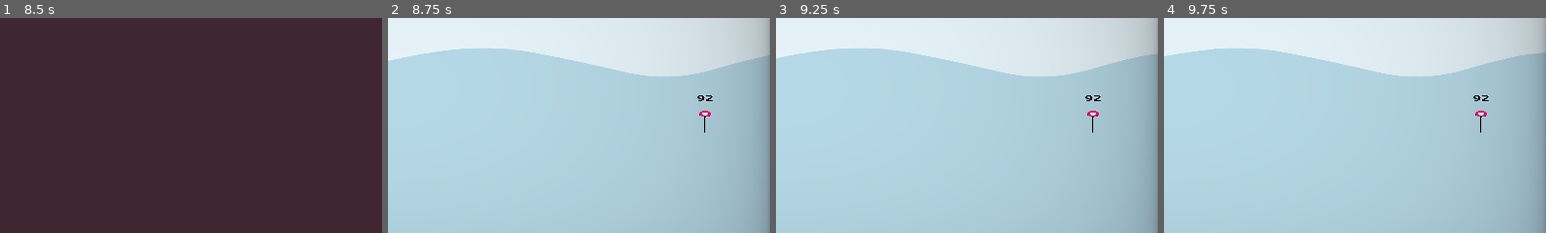
Above: before the commit, frames 1-4 (left to right).
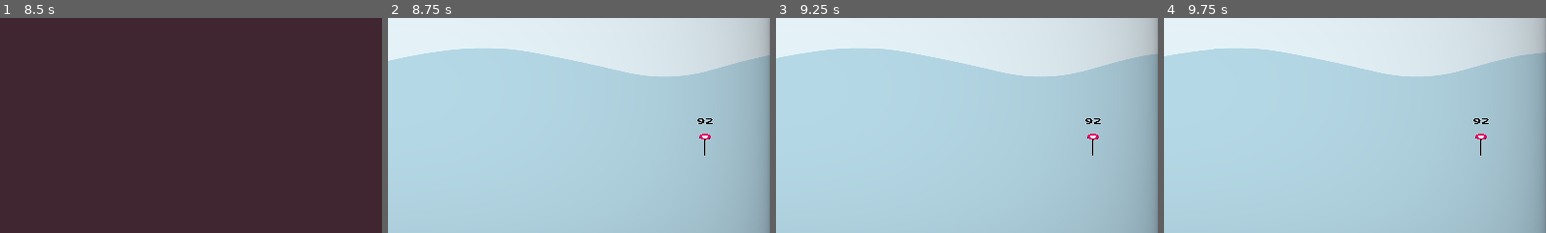
Above: after the commit, the same moments.

Repository: Coding-4Fun/Just4Fun_Mini_Shootergame
Game: Godot game, scene res://UI/MainMenuUI/MainMenuUI.tscn
Same seed, same stepped clock (60 frames per second), same inputs: the game is played once before the commit and once after it.
Inputs (mouse positions are % of the whole screen's width and height, from its top left):
- Up to frame 1 (8.5 s): click "Play" at 0.5 s; click "Max Play Time" at 1.25 s; click "Max Play Time" at 2 s; click "Start Game" at 2.75 s; click "Restart" at 3.5 s; click "Restart" at 4.25 s; click "Restart" at 5 s; click "Settings" at 5.75 s; click "Back to Menu" at 6.5 s; click "Play" at 7.25 s; click "Start Game" at 8 s
- Up to frame 2 (8.75 s): no input
- Up to frame 3 (9.25 s): move the mouse to (72, 45) at 8.77 s; hold Right (ui_right) from 8.78 s (still down); tap Mouse wheel down (cannon_power_minus) at 8.85 s
- Up to frame 4 (9.75 s): move the mouse to (30, 55) at 9.52 s; release Right (ui_right) at 9.53 s; hold Down (ui_down) from 9.53 s (still down); tap Mouse wheel up (cannon_power_plus) at 9.6 s
The pictures show only the part of the screen within x 50-100%, y 34-84%; the shares and areas given below are measured in that part.

Frame 1 is identical in both runs. In frame 2, 0.3% of the frame differs, in the area x 81-85%, y 36-64%; in frame 3, 0.3%; in frame 4, 0.3%.

Commit message:
Chg: Disable saving the Castle ===: prepare for switching to Castle Layer

Diff:
--- a/MainGameScene/TerrainMapGenerator.gd
+++ b/MainGameScene/TerrainMapGenerator.gd
@@ -43,13 +43,13 @@
 
 func Reset_TileMap() -> void:
 	## Woraround um die Burg zu behalten
-	displacement = ceili((midrange / tile_size.y) / 2) + randi_range(-10, 10)
+	#displacement = ceili((midrange / tile_size.y) / 2) # + randi_range(-10, 10)
 
 	# ToDo: get the pattern in the TileSet an set random pattern for castle
-	var Castle = get_used_cells_by_id(2, 6)
+	#var Castle = get_used_cells_by_id(2, 6)
 	clear()
-	for i in Castle.size():
-		set_cell(2, Castle[i],6, Vector2i(0, 0))
+	#for i in Castle.size():
+		#set_cell(2, Castle[i],6, Vector2i(0, 0))
 	pass
 
 
